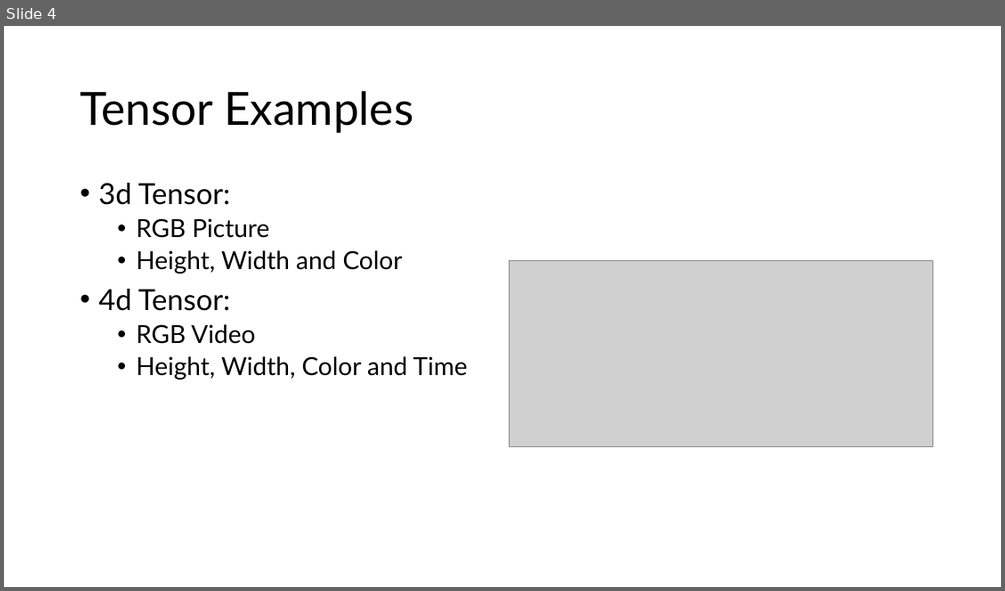
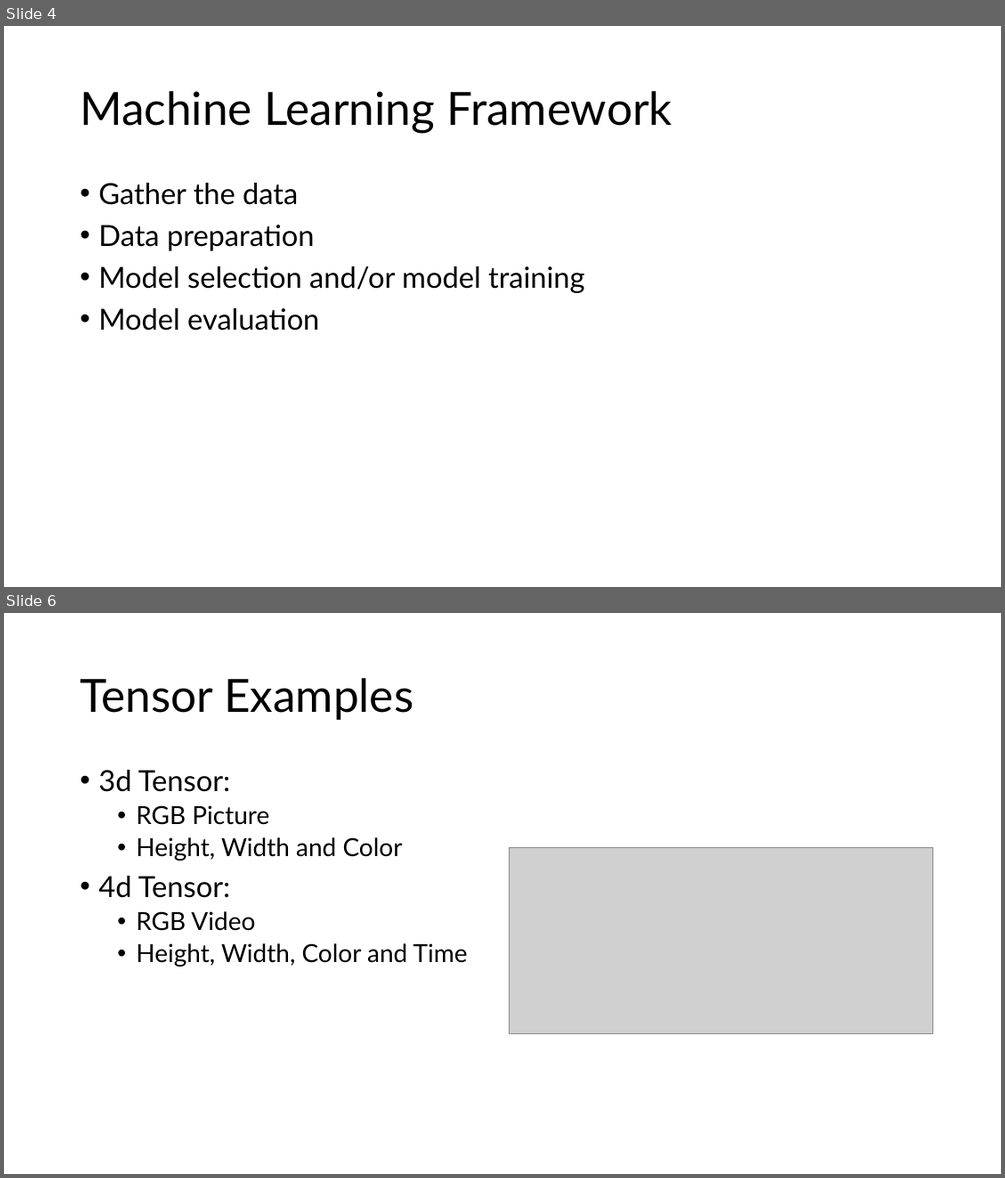
Before and after one commit to Parker2025/Pytorch, a slide deck: Introduction to Pytorch.pptx. Shown one above the other, each under a label of ours: slide 4 before the commit, slides 4 and 6 after it; the slides between them are not shown. The pictures are 1005x591 and 1005x1178 pixels, drawn with LibreOffice and Linux fonts; fonts in the diff are those of the drawing; grey boxes stand for pictures. Boxes give left, top, right and bottom in pixels: in the first picture for what was removed or moved away, otherwise in the second. Text is boxed around its words. In the diff, an @@ line names an element or a change of style, - is before the commit and + after.

```diff
--- a/Introduction to Pytorch.pptx
+++ b/Introduction to Pytorch.pptx
@@ slide 4 added at [4, 26, 1001, 587], background #FFFFFF @@
@@ title added at [80, 91, 672, 133], 44 pt, text #000000 @@
+Machine Learning Framework
@@ text added at [98, 183, 585, 330], 28 pt, text #000000 @@
+• Gather the data
+• Data preparation
+• Model selection and/or model training
+• Model evaluation
@@ what was slide 4 is now slide 6 @@
```
Also in this commit, not shown: 5 slides changed, 7 other slides added, 1 slide removed, 7 other files.
